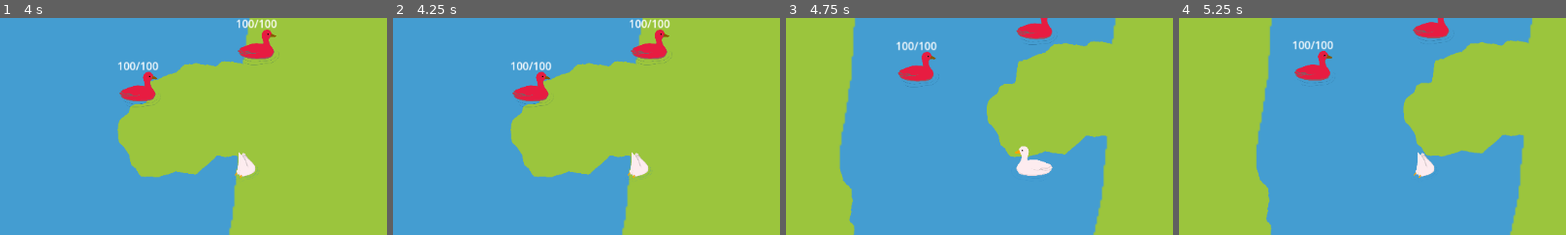
Above: before the commit, frames 1-4 (left to right).
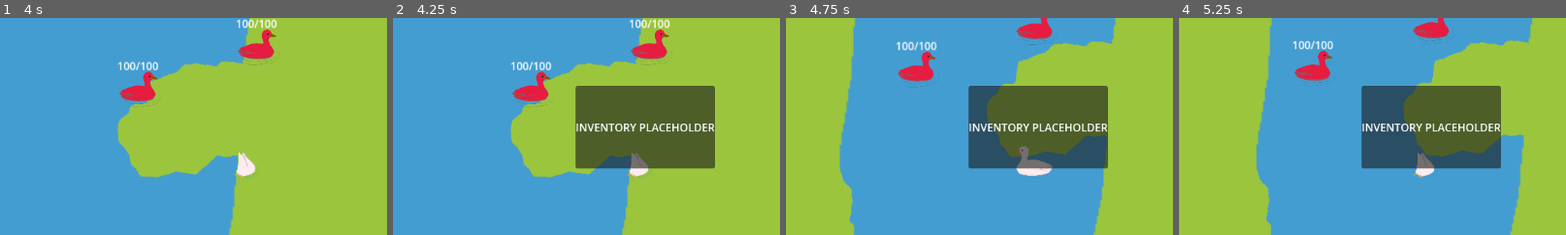
Above: after the commit, the same moments.

Repository: screenpotato/WAVES-next-hit
Game: Godot game, scene res://src/main.tscn
The game is run twice, just before and just after one commit, with the same random seed, the same clock (stepped at 60 frames per second) and the same inputs.
Inputs:
- Up to frame 1 (4 s): tap Enter (ui_accept) at 0.5, 0.77, 1.52, 3.02, 3.77 s; hold E (explore) 0.53-1.28 s; hold Right (ui_right) 0.53-2.03 s; tap E (explore) at 1.35, 2.85 s; hold Left (ui_left) 2.03-2.78 s; hold E (explore) 2.03-2.78 s; hold Right (ui_right) from 2.78 s (still down); hold E (explore) from 3.53 s (still down)
- Up to frame 2 (4.25 s): keep holding Right (ui_right); keep holding E (explore); tap I (inventory, bound only after the commit) at 4.15 s
- Up to frame 3 (4.75 s): release Right (ui_right) at 4.28 s; release E (explore) at 4.28 s; hold Left (ui_left) from 4.28 s (still down); tap E (explore) at 4.35 s; tap Enter (ui_accept) at 4.52 s
- Up to frame 4 (5.25 s): release Left (ui_left) at 5.03 s; hold Right (ui_right) from 5.03 s (still down); hold E (explore) from 5.03 s (still down)
The pictures show only the part of the screen within x 18-68%, y 16-66%; the shares and areas given below are measured in that part.

Frame 1 is identical in both runs. In frame 2, 14% of the frame differs, in the area x 47-84%, y 31-70%; in frame 3, 14%; in frame 4, 14%.

Commit message:
implement first version of (barely functional) inventory placeholder

Diff:
--- a/project.godot
+++ b/project.godot
@@ -54,6 +54,11 @@
 "events": [Object(InputEventKey,"resource_local_to_scene":false,"resource_name":"","device":-1,"window_id":0,"alt_press …(192 unchanged characters)…
 ]
 }
+inventory={
+"deadzone": 0.2,
+"events": [Object(InputEventKey,"resource_local_to_scene":false,"resource_name":"","device":-1,"window_id":0,"alt_pressed":false,"shift_pressed":false,"ctrl_pressed":false,"meta_pressed":false,"pressed":false,"keycode":0,"physical_keycode":73,"key_label":0,"unicode":105,"location":0,"echo":false,"script":null)
+]
+}
 
 [physics]
 
--- a/src/main.gd
+++ b/src/main.gd
@@ -7,14 +7,23 @@
 @onready var popup_label: Label = $CanvasLayer/PopupPanel/PopupLabel
 @onready var audio_player: AudioStreamPlayer = $AudioStreamPlayer
 @onready var player: CharacterBody2D = $Player
+@onready var inventory_panel: PanelContainer = $CanvasLayer/Inventory
 
 var clues_found: int = 0
+var items_in_inventory: Array = []
+
 
 # Called when the node enters the scene tree for the first time.
 func _ready() -> void:
 	player.diving.connect(_on_player_diving)
 	for clue: Node in clues.get_children():
 		clue.player_entered.connect(_on_clue_player_entered)
+
+
+func _input(event) -> void:
+	if event.is_action_pressed("inventory"):
+		inventory_panel.visible = not inventory_panel.visible
+		# TODO: pause game while inventory is open?
 
 
 # Called every frame. 'delta' is the elapsed time since the previous frame.
--- a/src/main.tscn
+++ b/src/main.tscn
@@ -369,6 +369,19 @@
 offset_bottom = 96.0
 text = "Close"
 
+[node name="Inventory" type="PanelContainer" parent="CanvasLayer"]
+visible = false
+offset_left = 482.0
+offset_top = 208.0
+offset_right = 689.0
+offset_bottom = 331.0
+size_flags_horizontal = 4
+size_flags_vertical = 4
+
+[node name="Label" type="Label" parent="CanvasLayer/Inventory"]
+layout_mode = 2
+text = "INVENTORY PLACEHOLDER"
+
 [node name="AudioStreamPlayer" type="AudioStreamPlayer" parent="."]
 stream = ExtResource("9_kf8lf")
 
